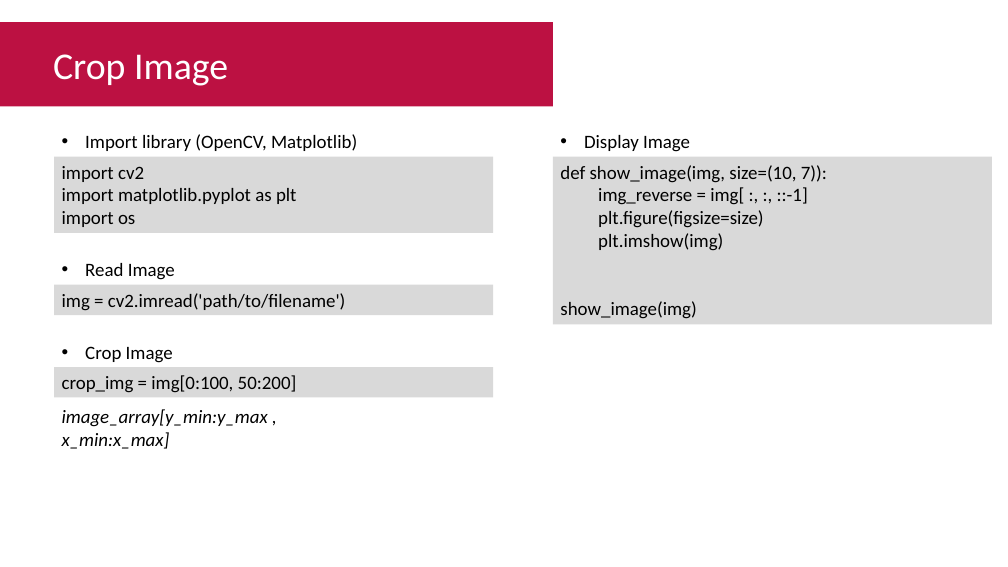
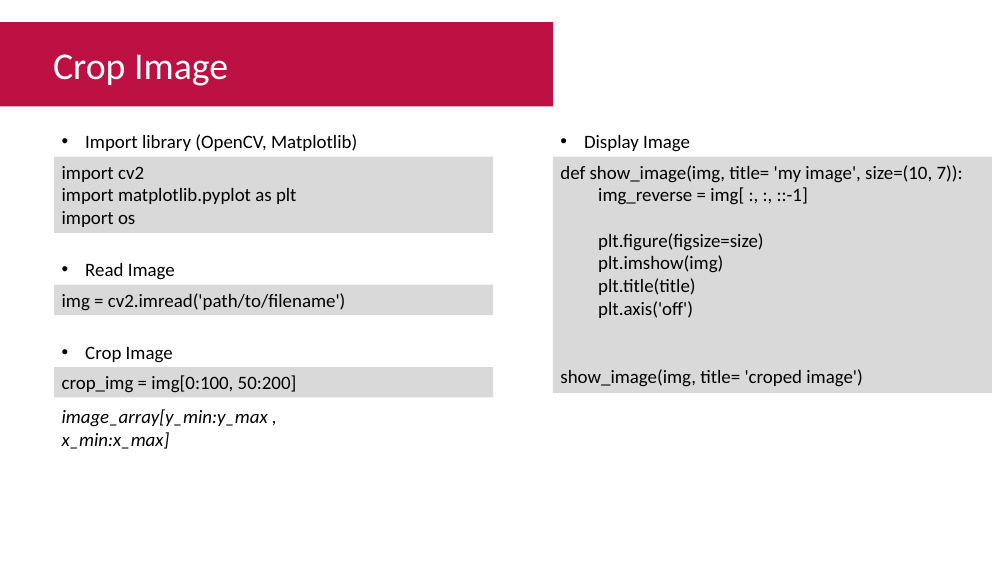
Before and after one commit to Muhammad-Yunus/Materi-Training, a slide deck: slide 4 of A. Raspberry Pi - Image Processing/#6 - Computer Vision Part 2 (Crop, Resize, Convert Color)/P6 - Computer Vision Part 2 (Crop, Resize, Convert Color).pptx. Drawn at 1008x567 pixels with LibreOffice and Linux fonts; fonts in the diff are those of the drawing. Boxes give left, top, right and bottom in pixels: in the first picture for what was removed or moved away, otherwise in the second. Text is boxed around its words. In the diff, an @@ line names an element or a change of style, - is before the commit and + after.

Commit message:
update show function

```diff
--- a/A. Raspberry Pi - Image Processing/#6 - Computer Vision Part 2 (Crop, Resize, Convert Color)/P6 - Computer Vision Part 2 (Crop, Resize, Convert Color).pptx
+++ b/A. Raspberry Pi - Image Processing/#6 - Computer Vision Part 2 (Crop, Resize, Convert Color)/P6 - Computer Vision Part 2 (Crop, Resize, Convert Color).pptx
@@ rectangle "def show_image(img, title= 'my image', ..." resized from (x1=553, y1=157, x2=992, y2=324) to (x1=553, y1=157, x2=992, y2=393) @@
@@ text in rectangle at (x1=560, y1=165, x2=963, y2=183): text changed @@
-def show_image(img, size=(10, 7)):
+def show_image(img, title= 'my image', size=(10, 7)):
@@ text in rectangle at (x1=560, y1=278, x2=862, y2=387): text changed @@
-show_image(img)
+  plt.title(title)
+  plt.axis('off')
+show_image(img, title= 'croped image')
```
Also in this commit, not shown: 12 other slides changed, 1 other file.
